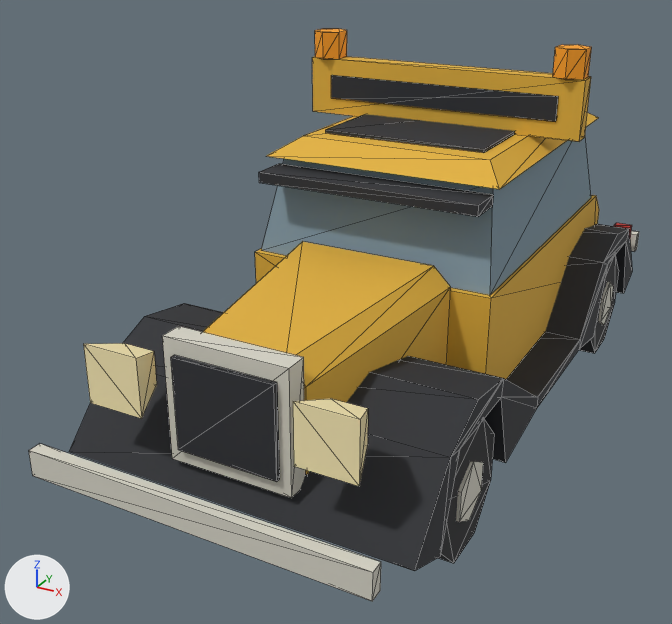
Renders of the glTF model public/models/escort_car.glb from each side of a commit.
One viewpoint serves both versions: a 50 mm camera at (2.16, -4.88, 2.9) aimed at (-0.31, -0.39, 0.66). Lighting does not change. The marker at lower left points along +X, +Y and +Z. The first picture is the older version. Mesh edges are drawn as thin lines. Vertices at exactly the same position are counted once.

The first picture shows 'model'.
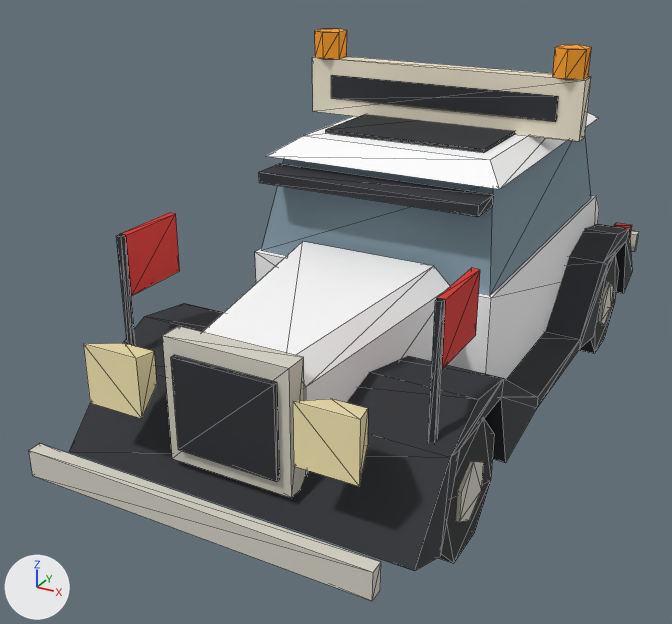
The change, as a diff of the scene's bpy script:
```diff
--- a/public/models/escort_car.glb.py
+++ b/public/models/escort_car.glb.py
@@ mat_v_flag @@
+mat_v_flag = principled_material('v_flag')
+mat_v_flag.base_color = (0.687, 0.0319, 0.0232)  # red #d8322a
+mat_v_flag.roughness = 0.8
@@ mat_body @@
+mat_body = principled_material('body')
+mat_body.base_color = (1.0, 1.0, 1.0)  # white #ffffff
+mat_body.roughness = 0.8
@@ mat_v_cream @@
+mat_v_cream = principled_material('v_cream')
+mat_v_cream.base_color = (0.863, 0.791, 0.624)  # pale yellow #efe6cf
+mat_v_cream.roughness = 0.8
@@ me_model @@
 # used by ob_model
-me_model.from_pydata(...)  # 278 vertices, 456 faces; spans x -0.95..0.95, y -2.3..2.3, z 0.0..2.18
+me_model.from_pydata(...)  # 310 vertices, 504 faces; spans x -0.95..0.95, y -2.3..2.3, z 0.0..2.18
+# me_model part 1: a new loose piece, a box spanning x -0.855..-0.825, y -1.62..-1.59, z 0.7..1.42, in mat_v_black (dark grey #2a2c31)
+# me_model part 2: a new loose piece, a box spanning x 0.825..0.855, y -1.62..-1.59, z 0.7..1.42, in mat_v_black (dark grey #2a2c31)
+# me_model part 3: a new loose piece, a box spanning x -0.86..-0.82, y -1.59..-1.2, z 1.1..1.42, in mat_v_flag (red #d8322a)
+# me_model part 4: a new loose piece, a box spanning x 0.82..0.86, y -1.59..-1.2, z 1.1..1.42, in mat_v_flag (red #d8322a)
+# me_model part 5: 48 faces spanning x -0.73..0.73, y -1.84..1.62, z 0.4..1.68 switch from mat_v_yellow (yellow #e2b13a) to mat_body (white #ffffff)
+# me_model part 6: 12 faces spanning x -0.86..0.86, y 0.3..0.42, z 1.68..2.02 switch from mat_v_yellow (yellow #e2b13a) to mat_v_cream (pale yellow #efe6cf)
 me_model.materials.append(mat_v_black)
@@ me_model @@
 me_model.materials.append(mat_beacon)
+me_model.materials.append(mat_v_flag)  # red #d8322a
```

Changed parts and their boxes (x1, y1, x2, y2) in the pictures (672 x 624 px):
part 1 of me_model, added: after (116, 234, 136, 346)
part 2 of me_model, added: after (429, 298, 445, 442)
part 3 of me_model, added (red): after (120, 213, 180, 296)
part 4 of me_model, added (red): after (437, 268, 480, 369)
part 5 of me_model, recoloured (lighter): (203, 113, 599, 474) in both
part 6 of me_model, recoloured (lighter): (312, 56, 591, 142) in both
